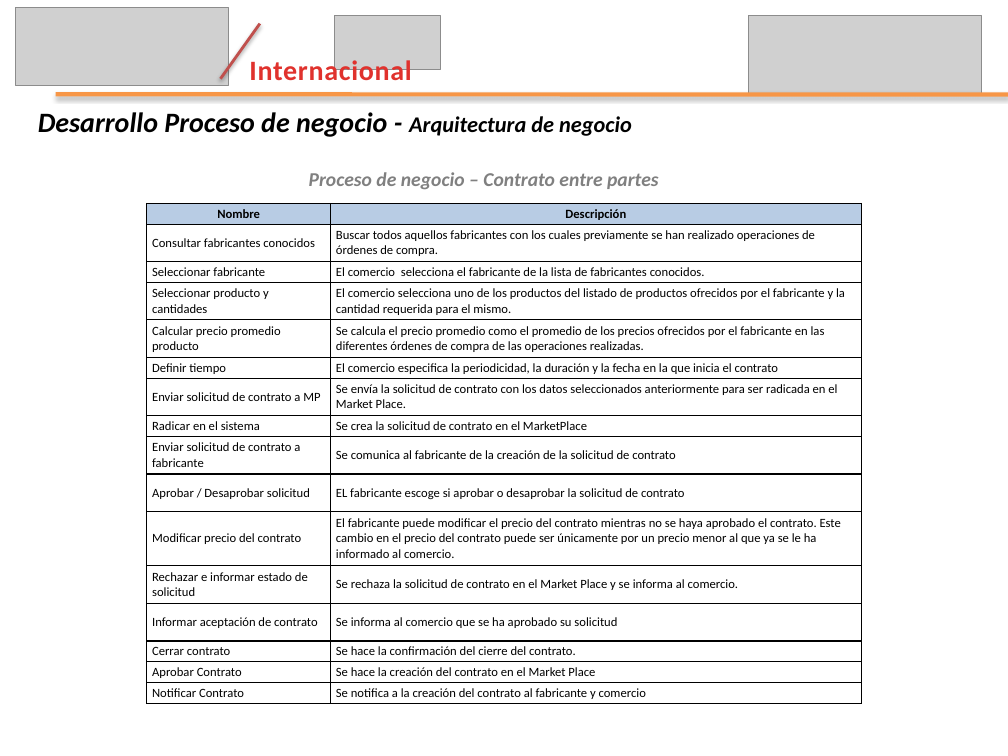
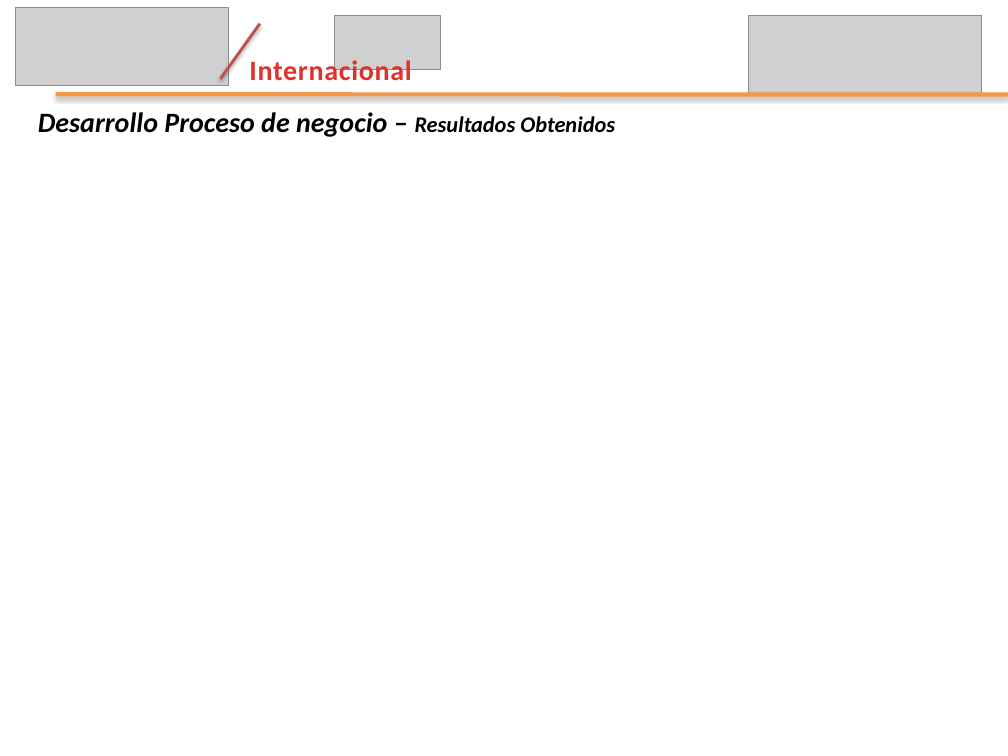
Before and after one commit to leseroth/ingenium-managment, a slide deck: slide 9 of CSOF5200 Proyecto 2/0727PresentacionIngenium.pptx (slide 5 before the commit). Drawn at 1008x756 pixels with LibreOffice and Linux fonts; fonts in the diff are those of the drawing; grey boxes stand for pictures. Boxes give left, top, right and bottom in pixels: in the first picture for what was removed or moved away, otherwise in the second. Text is boxed around its words. In the diff, an @@ line names an element or a change of style, - is before the commit and + after.

Commit message:
Presentación

```diff
--- a/CSOF5200 Proyecto 2/0727PresentacionIngenium.pptx
+++ b/CSOF5200 Proyecto 2/0727PresentacionIngenium.pptx
@@ text at bbox=[38, 112, 615, 137]: text changed @@
-  Desarrollo Proceso de negocio - Arquitectura de negocio
+  Desarrollo Proceso de negocio – Resultados Obtenidos
@@ text removed at bbox=[309, 172, 659, 189] @@
-Proceso de negocio – Contrato entre partes
@@ table removed at bbox=[147, 204, 861, 704], 16 rows, 2 columns @@
-Nombre | Descripción
-Consultar fabricantes conocidos | Buscar todos aquellos fabricantes con los cuales previamente se han realizado operaciones de órdenes de compra.
-Seleccionar fabricante | El comercio selecciona el fabricante de la lista de fabricantes conocidos.
-Seleccionar producto y cantidades | El comercio selecciona uno de los productos del listado de productos ofrecidos por el fabricante y la cantidad requerida para el mismo.
-Calcular precio promedio producto | Se calcula el precio promedio como el promedio de los precios ofrecidos por el fabricante en las diferentes órdenes de compra de las operaciones realizadas.
-Definir tiempo | El comercio especifica la periodicidad, la duración y la fecha en la que inicia el contrato
-Enviar solicitud de contrato a MP | Se envía la solicitud de contrato con los datos seleccionados anteriormente para ser radicada en el Market Place.
-Radicar en el sistema | Se crea la solicitud de contrato en el MarketPlace
-Enviar solicitud de contrato a fabricante | Se comunica al fabricante de la creación de la solicitud de contrato
-Aprobar / Desaprobar solicitud | EL fabricante escoge si aprobar o desaprobar la solicitud de contrato
-Modificar precio del contrato | El fabricante puede modificar el precio del contrato mientras no se haya aprobado el contrato. Este cambio en el precio del contrato puede ser únicamente por un precio menor al que ya se le ha informado al comercio.
-Rechazar e informar estado de solicitud | Se rechaza la solicitud de contrato en el Market Place y se informa al comercio.
-Informar aceptación de contrato | Se informa al comercio que se ha aprobado su solicitud
-Cerrar contrato | Se hace la confirmación del cierre del contrato.
-Aprobar Contrato | Se hace la creación del contrato en el Market Place
-Notificar Contrato | Se notifica a la creación del contrato al fabricante y comercio
```
Also in this commit, not shown: 4 other slides changed, 8 slides added, 1 slide removed.
